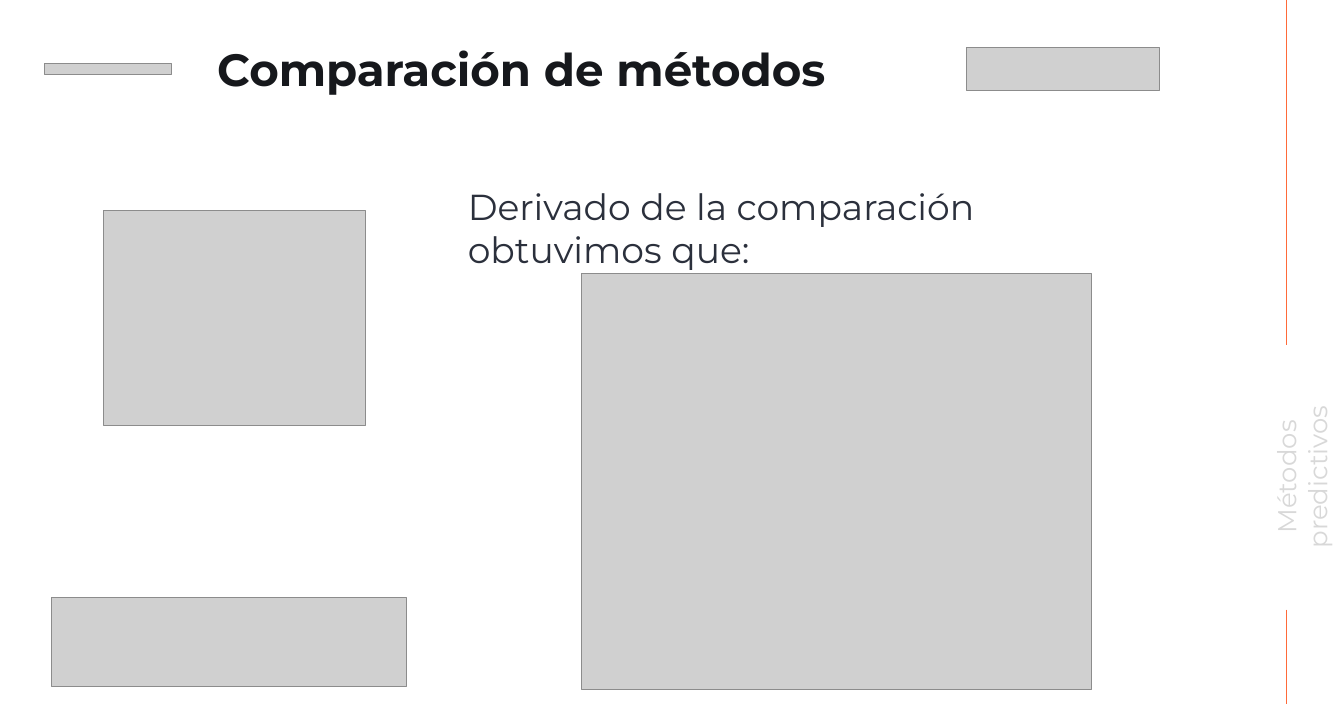
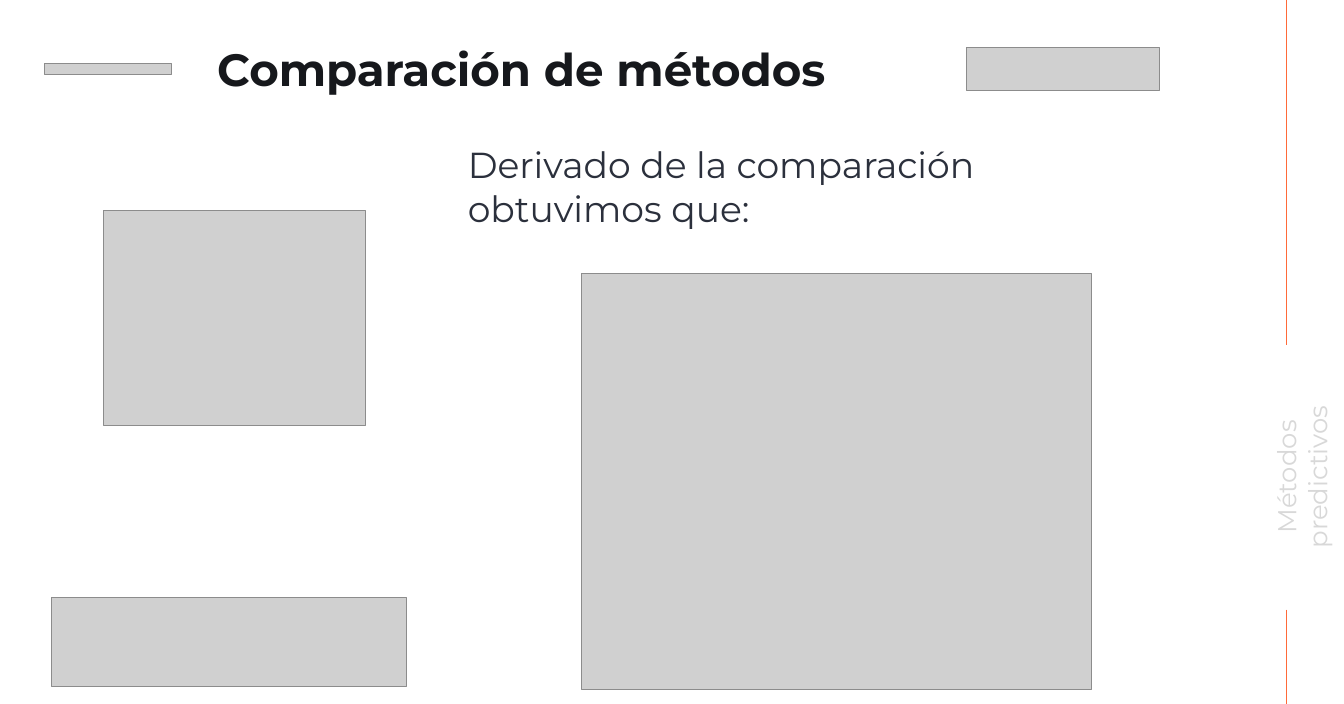
Before and after one commit to yessespinosa/Equipo-10-Prototype-day, a slide deck: slide 15 of Equipo 10 - Prototype Day.pptx. Drawn at 1344x704 pixels with LibreOffice and Linux fonts; fonts in the diff are those of the drawing; grey boxes stand for pictures. Boxes give left, top, right and bottom in pixels: in the first picture for what was removed or moved away, otherwise in the second. Text is boxed around its words. In the diff, an @@ line names an element or a change of style, - is before the commit and + after.

```diff
--- a/Equipo 10 - Prototype Day.pptx
+++ b/Equipo 10 - Prototype Day.pptx
@@ text "Derivado de la comparación obtuvimos ...": place and size @@
-text "Derivado de la comparación obtuvimos ..." at <box>468,193,975,270</box>
+text "Derivado de la comparación obtuvimos ..." at <box>468,151,975,229</box>
```
